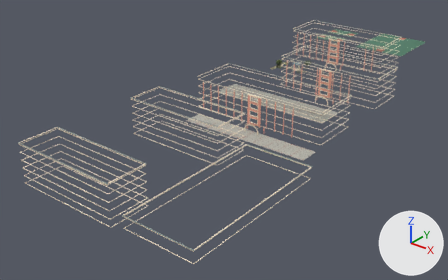
Two versions of the glTF model assets/campus/architecture/courtyard.glb, one commit apart.
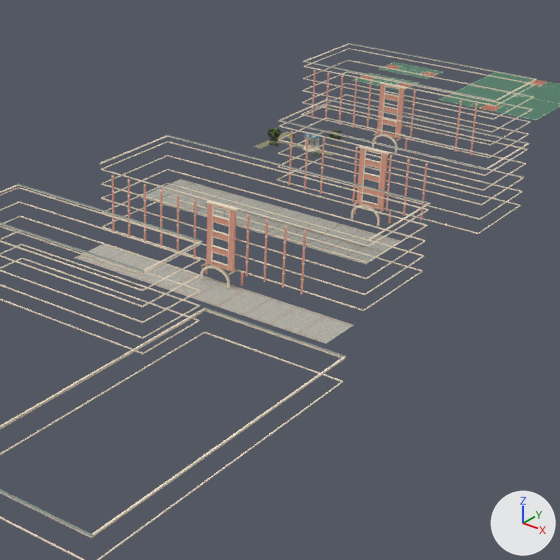
Each version appears first whole from a 50 mm camera at (258.0, -410.0, 111.0) aimed at (96.0, -208.0, -15.0), and next in a close-up on the part from 34% to 92% of the width and 0% to 94% of the height. Lighting does not change. The marker at lower right points along +X, +Y and +Z. The older version's two pictures come first. Where no turn or scale is listed for an object, it has been applied to the vertices. Vertices at exactly the same position are counted once.

Names of what the first close-up shows: 'GreenPlaza', 'TeachingForecourt', 'adminTrim', 'canteenTrim', 'court2', 'dormNTrim', 'labTrim', 'teachTrim' and 7 more.
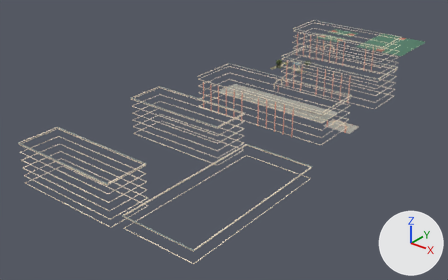
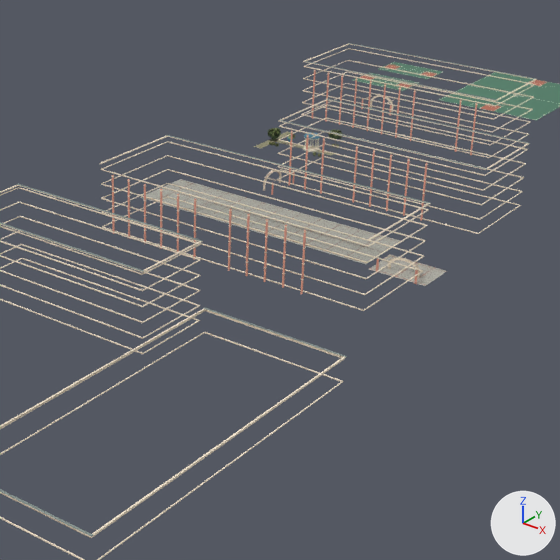
What changed in the scene script:
```text
Change me_teachtrim:
    remove me_teachtrim.from_pydata(...)  # 1368 vertices, 2556 faces; spans x 87.9..151.6, y -219.9..-194.3, z 0.0..17.3
    add me_teachtrim.from_pydata(...)  # 1128 vertices, 2124 faces; spans x 87.9..151.6, y -218.1..-191.2, z 0.0..17.3
    me_teachtrim part 1: the loose piece of 104 vertices spanning x 116.3..123.2, y -219.7..-219.3, z 1.3..3.9 is scaled about its middle by (-1, -1, 0.731), then moved by (26.0, 27.9, -0.6)
    me_teachtrim part 2: the loose piece of 104 vertices spanning x 116.2..123.3, y -219.7..-219.4, z 1.3..4.0 is scaled about its middle by (-1, -1, 0.749), then moved by (26.0, 28.0, -0.5)
    me_teachtrim part 3: 41 loose pieces with 364 vertices, spanning x 115.2..124.3, y -219.9..-216.5, z 0.0..16.3, are deleted
    me_teachtrim part 4: 3 vertices moved from x 121.7..123.0, y -218.1..-217.7, z 3.2..16.0 to x 121.7..122.0, y -218.1..-217.8, z 3.2..16.0; 17 vertices removed from x 121.7..123.0, y -218.1..-217.7, z 3.2..16.0; 5 vertices added at x 121.7..122.0, y -218.1..-217.8, z 3.2..16.0
    other edits to the shape of me_teachtrim do not show in these pictures
Change me_labtrim:
    remove me_labtrim.from_pydata(...)  # 1264 vertices, 2400 faces; spans x 100.9..151.6, y -173.9..-150.3, z 0.0..17.3
    add me_labtrim.from_pydata(...)  # 1024 vertices, 1968 faces; spans x 97.9..151.6, y -172.6..-150.3, z 0.0..17.3
    me_labtrim part 5: the loose piece of 104 vertices spanning x 122.8..129.7, y -173.7..-173.3, z 1.3..3.9 is turned -90 degrees about the z axis through its middle, then moved by (-27.9, 5.5, 0.0)
    me_labtrim part 6: the loose piece of 104 vertices spanning x 122.7..129.8, y -173.7..-173.4, z 1.3..4.0 is turned -90 degrees about the z axis through its middle, then moved by (-28.0, 5.5, 0.0)
    me_labtrim part 7: a new loose piece, a box spanning x 126.07..126.38, y -172.1..-171.78, z 3.2..16.0, in mat_campusfinish
    me_labtrim part 8: 31 loose pieces with 296 vertices, spanning x 122.7..130.8, y -173.8..-170.5, z 0.0..16.3, are deleted
    other edits to the shape of me_labtrim do not show in these pictures
Change me_admintrim:
    remove me_admintrim.from_pydata(...)  # 1304 vertices, 2460 faces; spans x 78.9..132.6, y -129.9..-104.3, z 0.0..17.3
    add me_admintrim.from_pydata(...)  # 1104 vertices, 2088 faces; spans x 78.9..132.6, y -128.1..-101.2, z 0.0..17.3
    me_admintrim part 9: the loose piece of 104 vertices spanning x 102.3..109.2, y -129.7..-129.3, z 1.3..3.9 is turned -180 degrees about the z axis through its middle, then moved by (-17.0, 27.9, 0.0)
    me_admintrim part 10: 40 loose pieces with 344 vertices, spanning x 101.2..110.3, y -129.9..-126.5, z 0.0..16.3, are deleted
    me_admintrim part 11: 8 vertices moved from x 103.7..107.8, y -128.1..-127.8, z 3.2..16.0 to x 103.5..107.9, y -128.1..-127.8, z 3.2..16.0; 28 vertices removed from x 103.7..107.8, y -128.1..-127.8, z 3.2..16.0; 4 vertices added at x 103.5..107.9, y -128.1..-127.8, z 3.2..16.0
    other edits to the shape of me_admintrim do not show in these pictures
Change me_teachingforecourt:
    remove me_teachingforecourt.from_pydata(...)  # 4 vertices, 2 faces; spans x 89.5..149.9, y -227.1..-217.6, z 0.0
    add me_teachingforecourt.from_pydata(...)  # 4 vertices, 2 faces; spans x 139.3..152.1, y -194.4..-185.3, z 0.0
    me_teachingforecourt part 12
    me_teachingforecourt.vertices[0].co: (89.5, -217.6, 0.0) -> (139.3, -185.3, 0.0)  # pixel (104, 243) -> pixel (391, 254)
    me_teachingforecourt.vertices[1].co: (89.5, -227.1, 0.0) -> (139.3, -194.4, 0.0)  # pixel (74, 257) -> pixel (368, 269)
    me_teachingforecourt.vertices[2].co: (149.9, -227.1, 0.0) -> (152.1, -194.4, 0.0)  # pixel (326, 343) -> pixel (425, 286)
    me_teachingforecourt.vertices[3].co: (149.9, -217.6, 0.0) -> (152.1, -185.3, 0.0)  # pixel (353, 324) -> pixel (447, 270)
```

Location of each change, (x1, y1, x2, y2) in pixels of the close-ups (560 x 560 px; the box of a moved part takes in the faces that stretch with it):
'TeachingForecourt', reshaped (72% narrower, 68% shorter)
    before: (75, 244, 353, 344)
    after: (369, 255, 447, 286)
'labTrim', reshaped
    before: (277, 99, 530, 234)
    after: (263, 99, 530, 234)
part 1 of me_teachtrim, moved or reshaped
    before: (201, 266, 229, 283)
    after: (388, 258, 419, 273)
part 2 of me_teachtrim, moved or reshaped
    before: (200, 265, 230, 284)
    after: (389, 257, 420, 272)
part 3 of me_teachtrim, deleted (brown)
    before: (200, 200, 243, 290)
part 4 of me_teachtrim, cut back
    before: (228, 210, 236, 272)
    after: (228, 209, 232, 271)
part 5 of me_labtrim, moved or reshaped
    before: (351, 205, 379, 221)
    after: (265, 170, 282, 185)
part 6 of me_labtrim, moved or reshaped
    before: (351, 204, 380, 221)
    after: (263, 169, 277, 185)
part 7 of me_labtrim, added
    after: (369, 150, 375, 207)
part 8 of me_labtrim, deleted (brown)
    before: (356, 145, 391, 223)
part 9 of me_admintrim, moved or reshaped
    before: (373, 134, 397, 147)
    after: (370, 96, 393, 108)
part 10 of me_admintrim, deleted (brown)
    before: (372, 82, 408, 153)
part 11 of me_admintrim, reshaped
    before: (381, 86, 400, 138)
    after: (381, 84, 401, 138)
